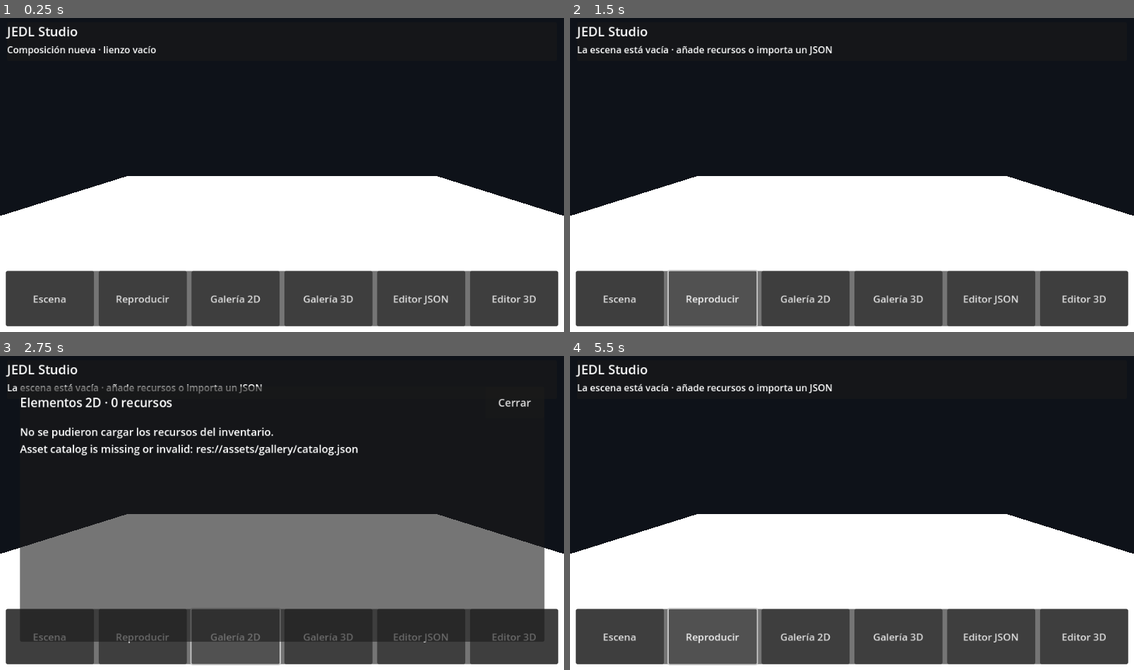
Above: before the commit, frames 1-4 (two rows, left to right).
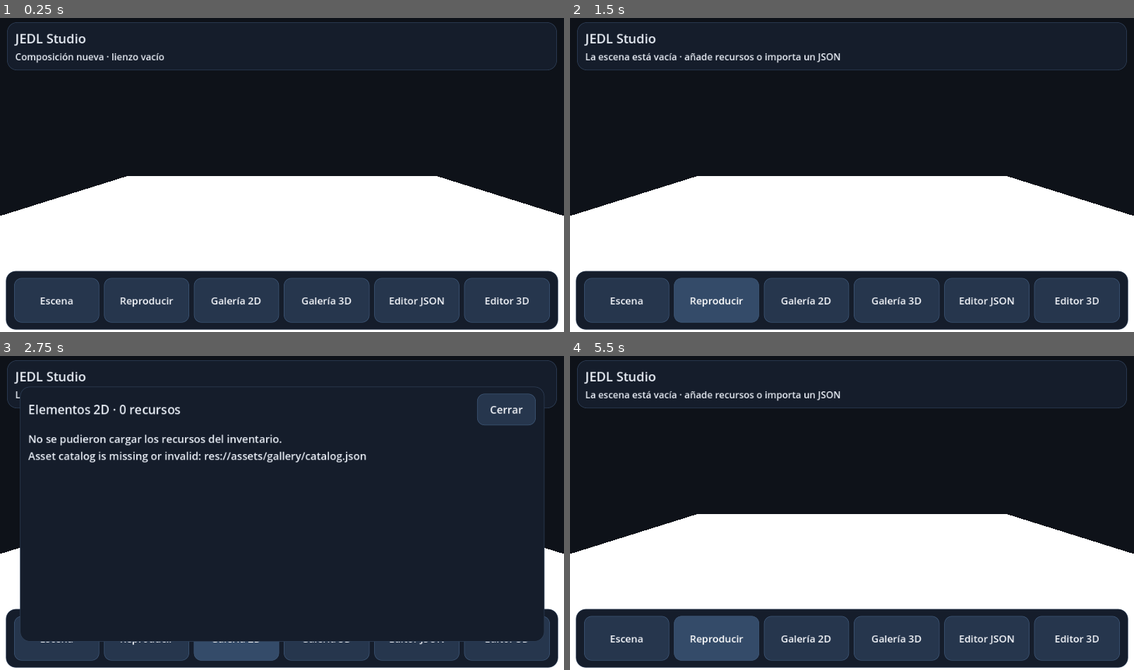
Above: after the commit, the same moments.

Repository: juancito860715-lgtm/jedl-studio
Game: Godot game, scene res://Main.tscn
Two runs of this game, one before a commit and one after it. Both use one fixed random seed, a clock stepped at 60 frames per second and the inputs below.
Inputs:
- Up to frame 1 (0.25 s): no input
- Up to frame 2 (1.5 s): click "Escena" at 0.5 s; click "Reproducir" at 1.25 s
- Up to frame 3 (2.75 s): click "Galería 2D" at 2 s
- Up to frame 4 (5.5 s): click "Galería 3D" at 2.75 s; click "Cerrar" at 3.5 s; click "Escena" at 4.25 s; click "Reproducir" at 5 s

The runs differ from the first frame. In frame 1, 9.2% of the frame differs, in the area x 1-99%, y 1-100%; in frame 2, 11%; in frame 3, 40%; in frame 4, 11%.

Commit message:
ui: apply a consistent dark studio visual theme

Diff:
--- a/scripts/Main.gd
+++ b/scripts/Main.gd
@@ -59,6 +59,7 @@
     add_child(layer)
     var screen := Control.new()
     screen.set_anchors_and_offsets_preset(Control.PRESET_FULL_RECT)
+    screen.theme = _create_app_theme()
     layer.add_child(screen)
 
     var header := PanelContainer.new()
@@ -231,6 +232,64 @@
     audio_player = AudioStreamPlayer.new()
     add_child(audio_player)
 
+func _create_app_theme() -> Theme:
+    var app_theme := Theme.new()
+    app_theme.default_font_size = 16
+    app_theme.set_color("font_color", "Label", Color("#e8edf5"))
+    app_theme.set_color("font_color", "Button", Color("#f5f7fb"))
+    app_theme.set_color("font_hover_color", "Button", Color.WHITE)
+    app_theme.set_color("font_pressed_color", "Button", Color.WHITE)
+    app_theme.set_color("font_disabled_color", "Button", Color("#8792a3"))
+
+    var panel_style := StyleBoxFlat.new()
+    panel_style.bg_color = Color("#151d2b")
+    panel_style.border_color = Color("#2b3b52")
+    panel_style.set_border_width_all(1)
+    panel_style.set_corner_radius_all(16)
+    panel_style.content_margin_left = 14
+    panel_style.content_margin_right = 14
+    panel_style.content_margin_top = 12
+    panel_style.content_margin_bottom = 12
+    app_theme.set_stylebox("panel", "PanelContainer", panel_style)
+
+    var button_normal := StyleBoxFlat.new()
+    button_normal.bg_color = Color("#26364d")
+    button_normal.border_color = Color("#3a5271")
+    button_normal.set_border_width_all(1)
+    button_normal.set_corner_radius_all(12)
+    button_normal.content_margin_left = 12
+    button_normal.content_margin_right = 12
+    button_normal.content_margin_top = 10
+    button_normal.content_margin_bottom = 10
+    var button_hover := button_normal.duplicate() as StyleBoxFlat
+    button_hover.bg_color = Color("#344b69")
+    var button_pressed := button_normal.duplicate() as StyleBoxFlat
+    button_pressed.bg_color = Color("#176c83")
+    var button_disabled := button_normal.duplicate() as StyleBoxFlat
+    button_disabled.bg_color = Color("#202a39")
+    button_disabled.border_color = Color("#303b4b")
+    app_theme.set_stylebox("normal", "Button", button_normal)
+    app_theme.set_stylebox("hover", "Button", button_hover)
+    app_theme.set_stylebox("pressed", "Button", button_pressed)
+    app_theme.set_stylebox("focus", "Button", button_hover)
+    app_theme.set_stylebox("disabled", "Button", button_disabled)
+
+    var input_style := StyleBoxFlat.new()
+    input_style.bg_color = Color("#0e1520")
+    input_style.border_color = Color("#3b4c63")
+    input_style.set_border_width_all(1)
+    input_style.set_corner_radius_all(10)
+    input_style.content_margin_left = 10
+    input_style.content_margin_right = 10
+    input_style.content_margin_top = 8
+    input_style.content_margin_bottom = 8
+    app_theme.set_stylebox("normal", "TextEdit", input_style)
+    app_theme.set_stylebox("focus", "TextEdit", input_style)
+    app_theme.set_color("font_color", "TextEdit", Color("#e8edf5"))
+    app_theme.set_color("font_placeholder_color", "TextEdit", Color("#8190a5"))
+    return app_theme
+
+
 func _show_json_editor() -> void:
     if json_panel == null or json_editor == null:
         return
